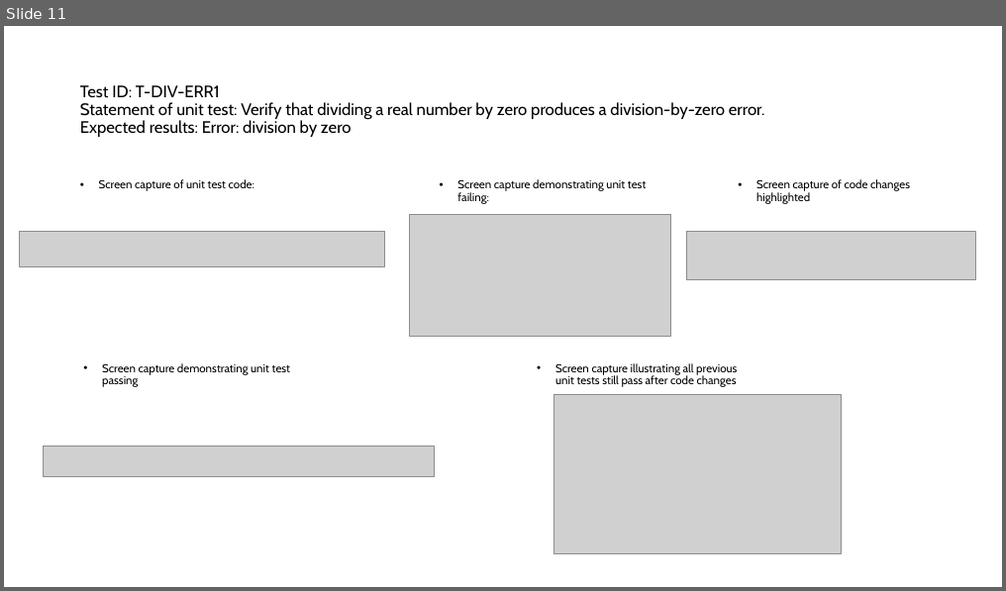
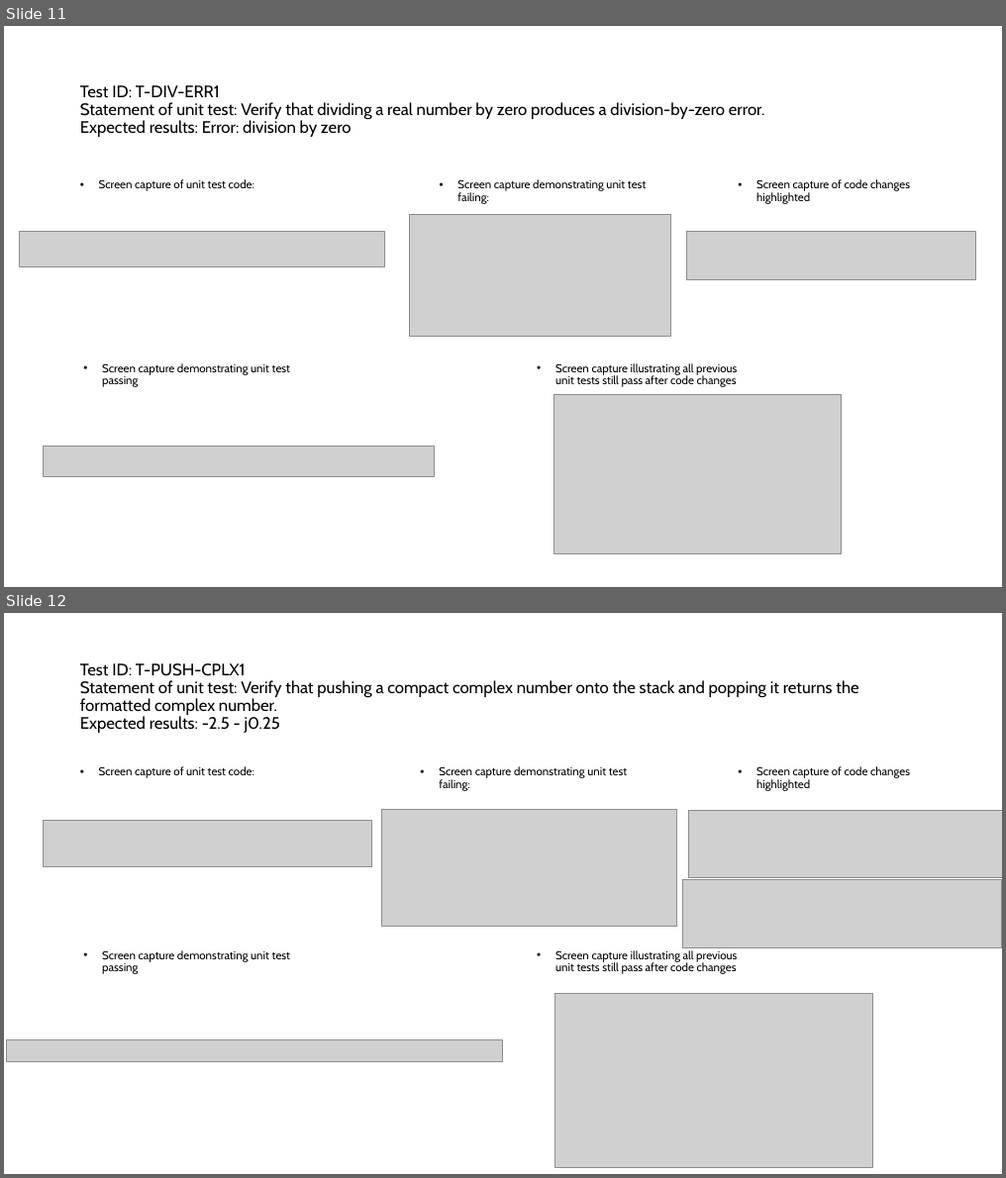
Before and after one commit to ykl1r0/ecse428-assignment-a, a slide deck: powerpoint-to-submit/ecse-428-assignment-a.pptx. Shown one above the other, each under a label of ours: slide 11 before the commit, slides 11 and 12 after it. The pictures are 1006x591 and 1006x1178 pixels, drawn with LibreOffice and Linux fonts; fonts in the diff are those of the drawing; grey boxes stand for pictures. Boxes give left, top, right and bottom in pixels: in the first picture for what was removed or moved away, otherwise in the second. Text is boxed around its words. In the diff, an @@ line names an element or a change of style, - is before the commit and + after.

```diff
--- a/powerpoint-to-submit/ecse-428-assignment-a.pptx
+++ b/powerpoint-to-submit/ecse-428-assignment-a.pptx
@@ slide 12 added at (x1=4, y1=613, x2=1002, y2=1174), background #FFFFFF @@
@@ title added at (x1=80, y1=663, x2=858, y2=733), 16 pt, text #000000 @@
+Test ID: T-PUSH-CPLX1
+Statement of unit test: Verify that pushing a compact complex number onto the stack and popping it returns the formatted complex number.
+Expected results: -2.5 - j0.25
@@ text added at (x1=99, y1=766, x2=254, y2=778), 11 pt, text #000000 @@
+• Screen capture of unit test code:
@@ text added at (x1=439, y1=766, x2=627, y2=791), 11 pt, text #000000 @@
+• Screen capture demonstrating unit test failing:
@@ text added at (x1=756, y1=766, x2=910, y2=791), 11 pt, text #000000 @@
+• Screen capture of code changes highlighted
@@ picture added at (x1=43, y1=820, x2=372, y2=867) @@
@@ picture added at (x1=382, y1=810, x2=677, y2=926) @@
@@ picture added at (x1=689, y1=810, x2=1002, y2=878) @@
@@ picture added at (x1=683, y1=879, x2=1001, y2=948) @@
@@ text added at (x1=102, y1=951, x2=290, y2=974), 11 pt, text #000000 @@
+• Screen capture demonstrating unit test passing
@@ text added at (x1=555, y1=951, x2=737, y2=974), 11 pt, text #000000 @@
+• Screen capture illustrating all previous unit tests still pass after code changes
@@ picture added at (x1=555, y1=993, x2=873, y2=1167) @@
@@ picture added at (x1=6, y1=1041, x2=503, y2=1061) @@
```
Also in this commit, not shown: 9 other slides added, 1 slide removed, 1 other file.
